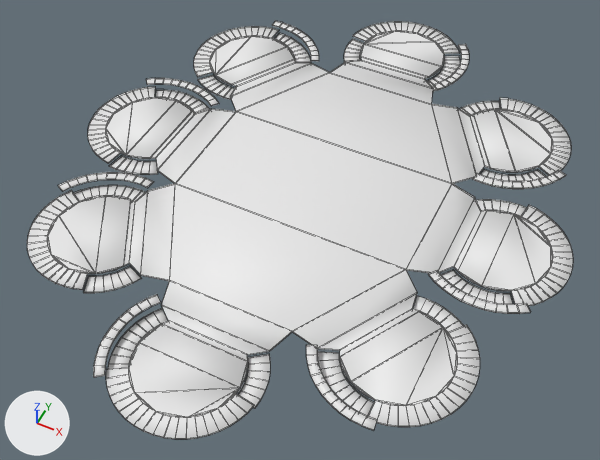
Two versions of the OBJ model assets/Models/utility/newtable.obj, one commit apart.
Before and after are seen from a 50 mm lens placed at (170.0, -360.0, 401.0), pointed at (2.0, -25.0, -18.0). The axes (+X, +Y, +Z) are drawn at lower left. The lights are the same throughout. Mesh edges are drawn as thin lines. Where no turn or scale is listed for an object, it has been applied to the vertices.
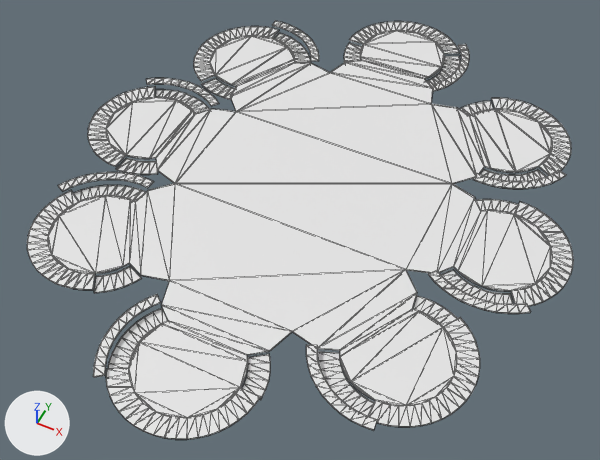
Where the change shows, as pixel boxes [x1, y1, x2, y2] in the pictures (600 x 460 px; the box of a moved part takes in the faces that stretch with it):
part 1 of me_circle013, moved or reshaped: before [84, 39, 364, 293]; after [83, 36, 363, 290]
part 2 of me_circle013, moved or reshaped: before [238, 101, 527, 409]; after [241, 98, 528, 406]

The change in detail:
me_circle013 is used by ob_circle013; location (0.0, 0.0, 0.0).
me_circle013 had 1824 vertices, 1846 faces and spanned x -175.0..175.0, y -206.0..206.0, z -1.0..6.0.
me_circle013 now has 1808 vertices, 3516 faces and spans x -175.0..175.0, y -206.0..206.0, z -1.0..6.0.
me_circle013 part 1: 16 vertices removed from x -136.0..-33.0, y -143.0..166.0, z -1.0..0.0; 8 vertices added at x -129.0..-46.0, y -141.0..160.0, z 2.0..3.0.
me_circle013 part 2: 16 vertices removed from x 33.0..136.0, y -166.0..143.0, z -1.0..0.0; 8 vertices added at x 46.0..129.0, y -160.0..141.0, z 2.0..3.0.
me_circle013 part 3: the surface is now shaded flat.
